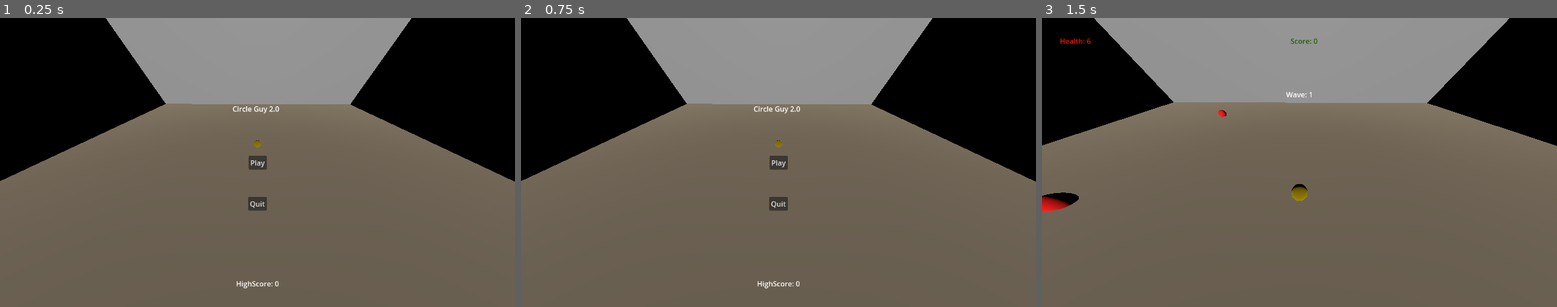
Above: before the commit, frames 1-3 (left to right).
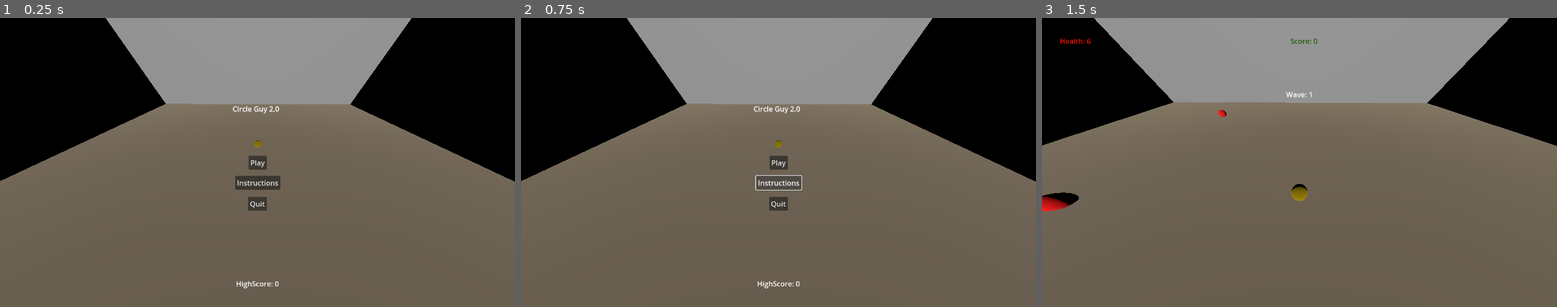
Above: after the commit, the same moments.

Repository: Jontruiz1/CircleGuy2.0
Game: Godot game, scene res://MainMenu/Menu.tscn
The game is run twice, just before and just after one commit, with the same random seed, the same clock (stepped at 60 frames per second) and the same inputs.
Inputs (mouse positions are in pixels of both pictures, inside the frame that each line leads up to):
- Up to frame 1 (0.25 s): no input
- Up to frame 2 (0.75 s): click (778, 182) at 0.5 s, where only the run after the commit has a clickable "Instructions"
- Up to frame 3 (1.5 s): click "Play" at 1.25 s

The runs differ from the first frame. In frame 1, 0.4% of the frame differs, in the area x 45-55%, y 54-60%; in frame 2, 0.4%; in frame 3, nothing differs.

Commit message:
Starts adding instruction button

Diff:
--- a/CircleGuy2/MainMenu/Menu.tscn
+++ b/CircleGuy2/MainMenu/Menu.tscn
@@ -99,6 +99,22 @@
 text = "Highscore: "
 script = ExtResource("3_2u0lo")
 
+[node name="Instructions" type="Button" parent="Camera3D"]
+anchors_preset = 8
+anchor_left = 0.5
+anchor_top = 0.5
+anchor_right = 0.5
+anchor_bottom = 0.5
+offset_left = -50.0
+offset_top = 30.0
+offset_right = 51.0
+offset_bottom = 61.0
+grow_horizontal = 2
+grow_vertical = 2
+text = "Instructions
+"
+script = ExtResource("2_6gi7u")
+
 [node name="Walls" type="Node" parent="."]
 
 [node name="LeftWall" parent="Walls" instance=ExtResource("4_t3mpl")]
--- a/CircleGuy2/MainMenu/PlayBtn.gd
+++ b/CircleGuy2/MainMenu/PlayBtn.gd
@@ -13,5 +13,8 @@
 			get_tree().quit()
 		"MainMenuBtn":
 			get_tree().change_scene_to_file("res://MainMenu/Menu.tscn")
+		"Instructions":
+			var main_screen = get_tree().get_root().get_child(0).get_children()
+			print(main_screen)
 		"PlayAgainBtn":
 			get_tree().change_scene_to_file("res://MainGame/Main.tscn")
Not shown, changed: CircleGuy2/export_presets.cfg
